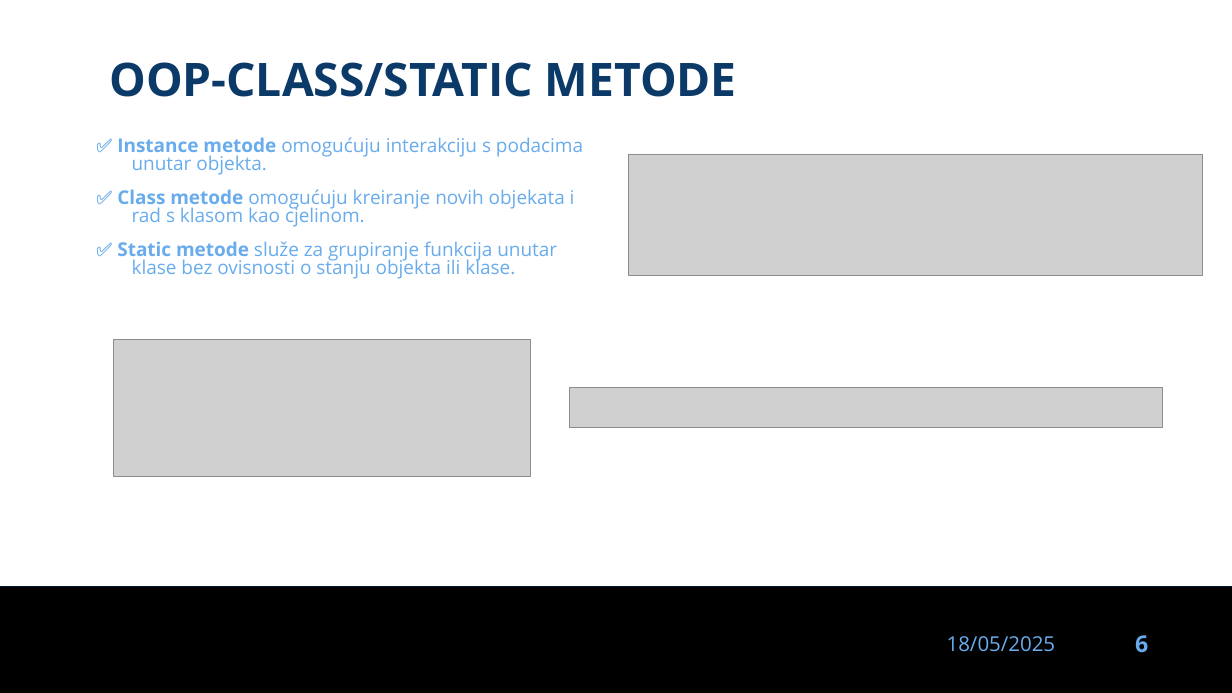
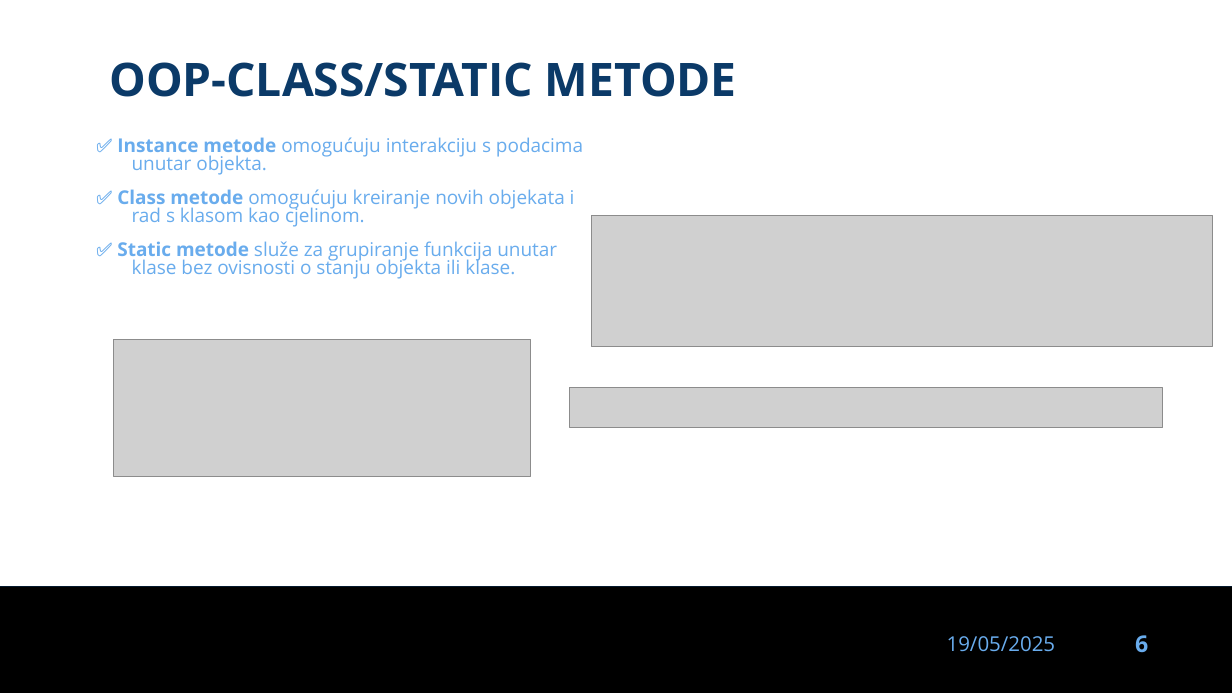
Before and after one commit to dinoDuvnjak/CTK, a slide deck: slide 6 of Bootcamp/OOP/OOP.pptx. Drawn at 1232x693 pixels with LibreOffice and Linux fonts; fonts in the diff are those of the drawing; grey boxes stand for pictures; background and template pictures are left out. Boxes give left, top, right and bottom in pixels: in the first picture for what was removed or moved away, otherwise in the second. Text is boxed around its words. In the diff, an @@ line names an element or a change of style, - is before the commit and + after.

```diff
--- a/Bootcamp/OOP/OOP.pptx
+++ b/Bootcamp/OOP/OOP.pptx
@@ picture: place and size @@
-picture at (628, 154, 1202, 275)
+picture at (592, 215, 1214, 347)
@@ text at (947, 636, 1056, 652): text changed @@
-18/05/2025
+19/05/2025
```
Also in this commit, not shown: 14 other slides changed, 1 slide removed, 6 other files.
